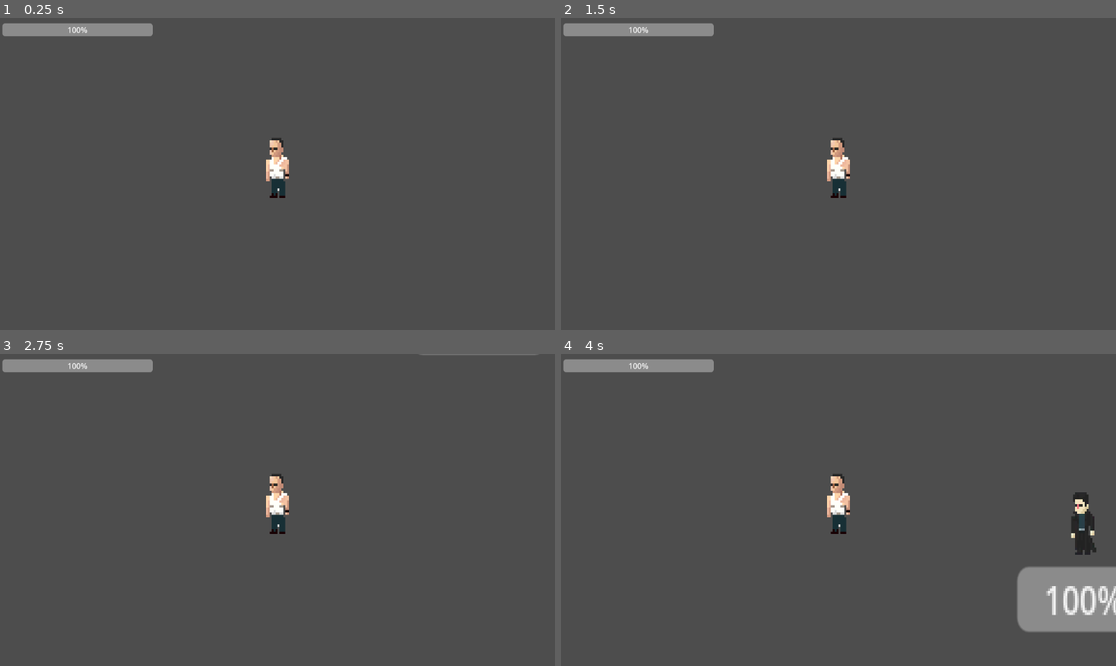
Above: before the commit, frames 1-4 (two rows, left to right).
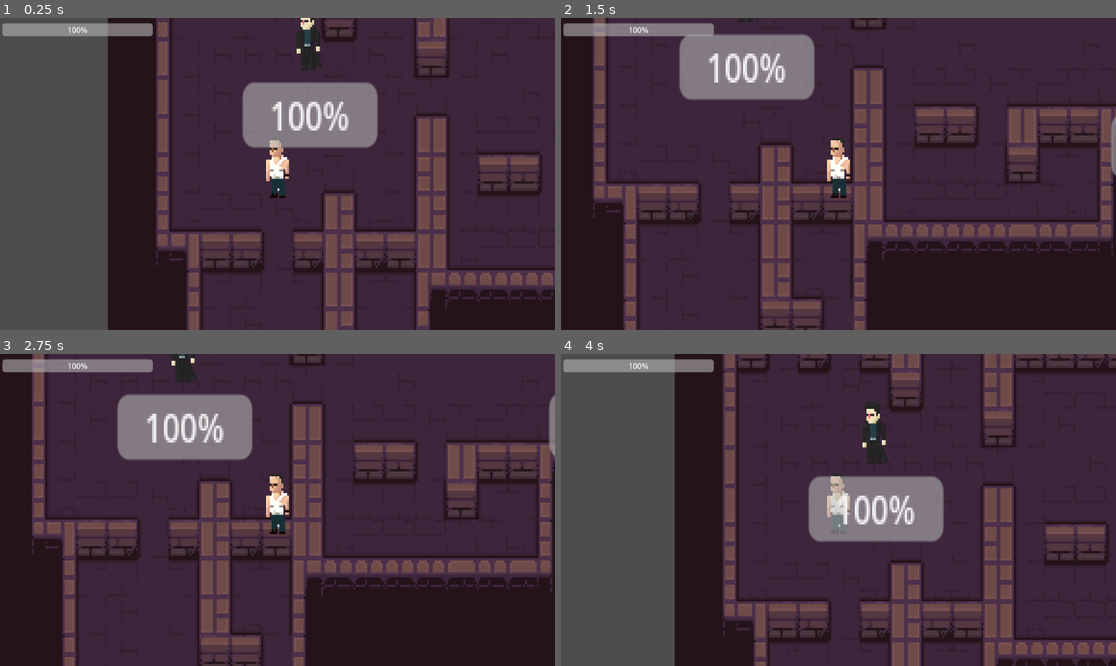
Above: after the commit, the same moments.

Repository: ante-perkovic/ludum-dare
Game: Godot game, scene res://Scenes/Game.tscn
Same seed, same stepped clock (60 frames per second), same inputs: the game is played once before the commit and once after it. Before the commit the project starts from res://Scenes/intro_level.tscn.
Inputs (mouse positions are in pixels of both pictures, inside the frame that each line leads up to):
- Up to frame 1 (0.25 s): no input
- Up to frame 2 (1.5 s): move the mouse to (960, 158) at 0.52 s; hold D (right) 0.53-1.28 s; hold Space (spacebar, bound only before the commit) 0.53-1.28 s; click (960, 158) at 0.8 s; move the mouse to (727, 189) at 1.27 s; hold S (down) from 1.28 s (still down); click (727, 189) at 1.35 s
- Up to frame 3 (2.75 s): tap Space (spacebar, bound only before the commit) at 1.55 s; move the mouse to (333, 441) at 2.02 s; release S (down) at 2.03 s; hold D (right) from 2.03 s (still down); hold E (interact) from 2.03 s (still down); click (333, 441) at 2.3 s
- Up to frame 4 (4 s): move the mouse to (810, 572) at 2.77 s; release D (right) at 2.78 s; release E (interact) at 2.78 s; hold W (up) 2.78-3.53 s; tap T (next_level_tmp) at 2.85 s; tap Space (spacebar, bound only before the commit) at 3.05 s; move the mouse to (1005, 556) at 3.52 s; hold A (left) from 3.53 s (still down); hold R (prev_level_tmp) from 3.53 s (still down); click (1005, 556) at 3.8 s

The runs differ from the first frame. In frame 1, 77% of the frame differs, in the area x 19-100%, y 0-100%; in frame 2, 95%, in the area x 0-100%, y 0-100%; in frame 3, 95%; in frame 4, 76%.

Commit message:
shooting is now with LMB instead of spacebar

Diff:
--- a/ludumdaregame/Characters/player.gd
+++ b/ludumdaregame/Characters/player.gd
@@ -20,7 +20,7 @@
 
 # checks input events
 func _input(event: InputEvent) -> void:
-	if event.is_action_pressed("spacebar"):
+	if event.is_action_pressed("shoot"):
 		shoot_projectile()
 	if event.is_action_pressed("interact"):
 		interact_with_npc()
--- a/ludumdaregame/project.godot
+++ b/ludumdaregame/project.godot
@@ -11,7 +11,7 @@
 [application]
 
 config/name="ludumDareGame"
-run/main_scene="uid://bbbx1r7vk2ceu"
+run/main_scene="uid://cmkgwb33fuov"
 config/features=PackedStringArray("4.4", "Forward Plus")
 config/icon="res://icon.svg"
 
@@ -47,9 +47,9 @@
 , Object(InputEventKey,"resource_local_to_scene":false,"resource_name":"","device":-1,"window_id":0,"alt_pressed":false …(186 unchanged characters)…
 ]
 }
-spacebar={
+shoot={
 "deadzone": 0.2,
-"events": [Object(InputEventKey,"resource_local_to_scene":false,"resource_name":"","device":0,"window_id":0,"alt_pressed":false,"shift_pressed":false,"ctrl_pressed":false,"meta_pressed":false,"pressed":false,"keycode":0,"physical_keycode":32,"key_label":0,"unicode":0,"location":0,"echo":false,"script":null)
+"events": [Object(InputEventMouseButton,"resource_local_to_scene":false,"resource_name":"","device":-1,"window_id":0,"alt_pressed":false,"shift_pressed":false,"ctrl_pressed":false,"meta_pressed":false,"button_mask":1,"position":Vector2(100, 21),"global_position":Vector2(109, 69),"factor":1.0,"button_index":1,"canceled":false,"pressed":true,"double_click":false,"script":null)
 ]
 }
 interact={
